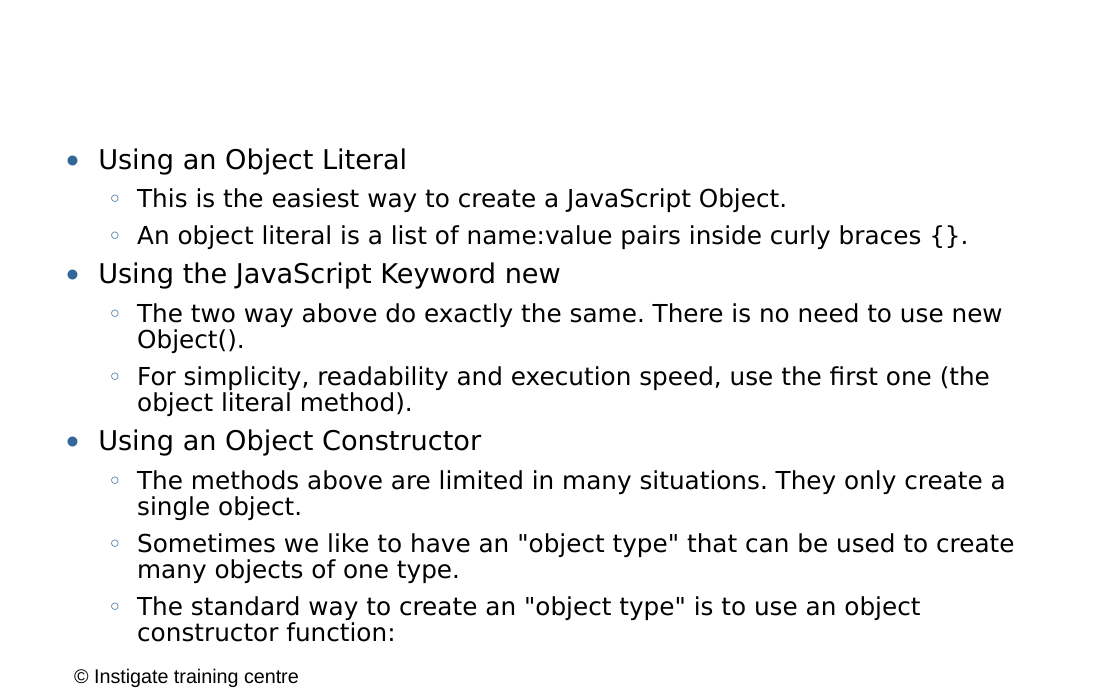
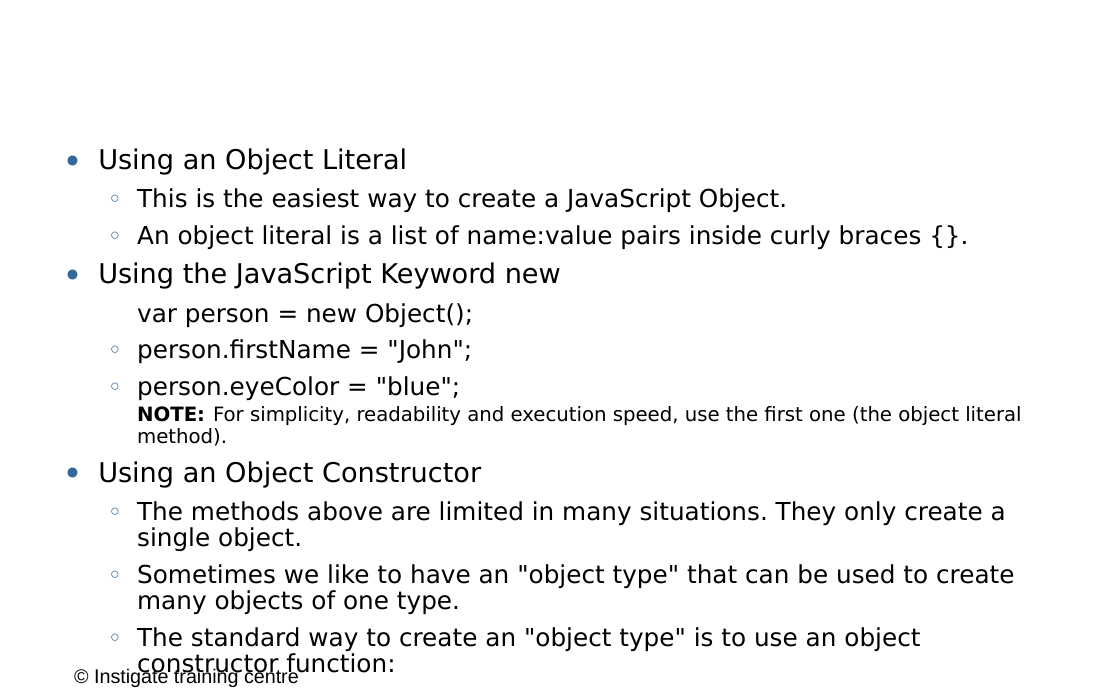
Before and after one commit to ITC-Vanadzor/ITC-7, a slide deck: slide 5 of Presentations/Javascript/4_objects_functions.odp. Drawn at 1120x700 pixels with LibreOffice and Linux fonts; fonts in the diff are those of the drawing; background and template pictures are left out. Boxes give left, top, right and bottom in pixels: in the first picture for what was removed or moved away, otherwise in the second. Text is boxed around its words. In the diff, an @@ line names an element or a change of style, - is before the commit and + after.

```diff
--- a/Presentations/Javascript/4_objects_functions.odp
+++ b/Presentations/Javascript/4_objects_functions.odp
@@ text at box(137, 303, 1021, 446): text changed; size 20 to 16 pt @@
-  ○ The two way above do exactly the same. There is no need to use new Object().
-  ○ For simplicity, readability and execution speed, use the first one (the object literal method).
+  var person = new Object();
+  ○ person.firstName = "John";
+  ○ person.eyeColor = "blue";
+    NOTE: For simplicity, readability and execution speed, use the first one (the object literal method).
```
Also in this commit, not shown: 12 other slides changed, 1 slide added, 1 other file.
